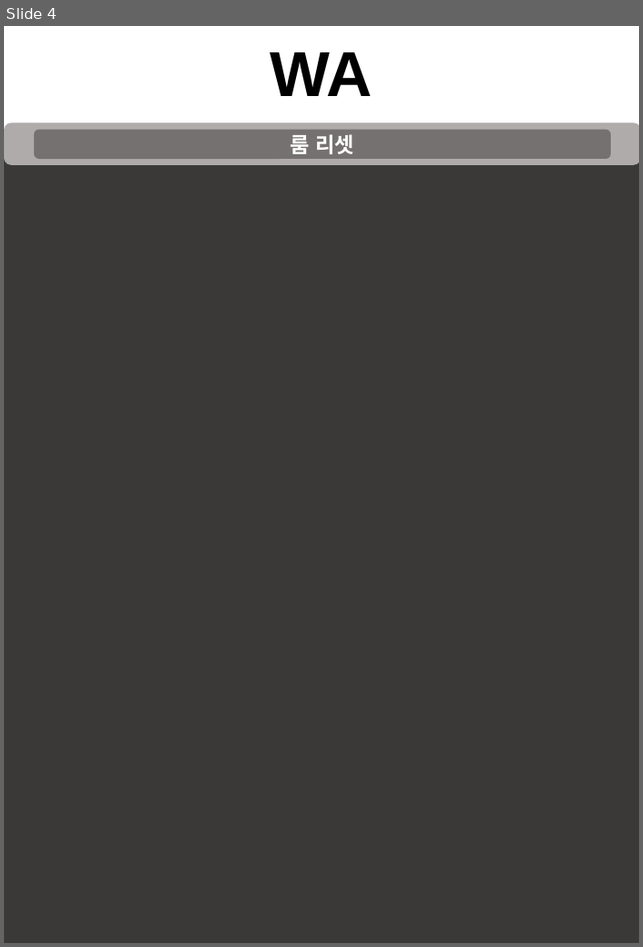
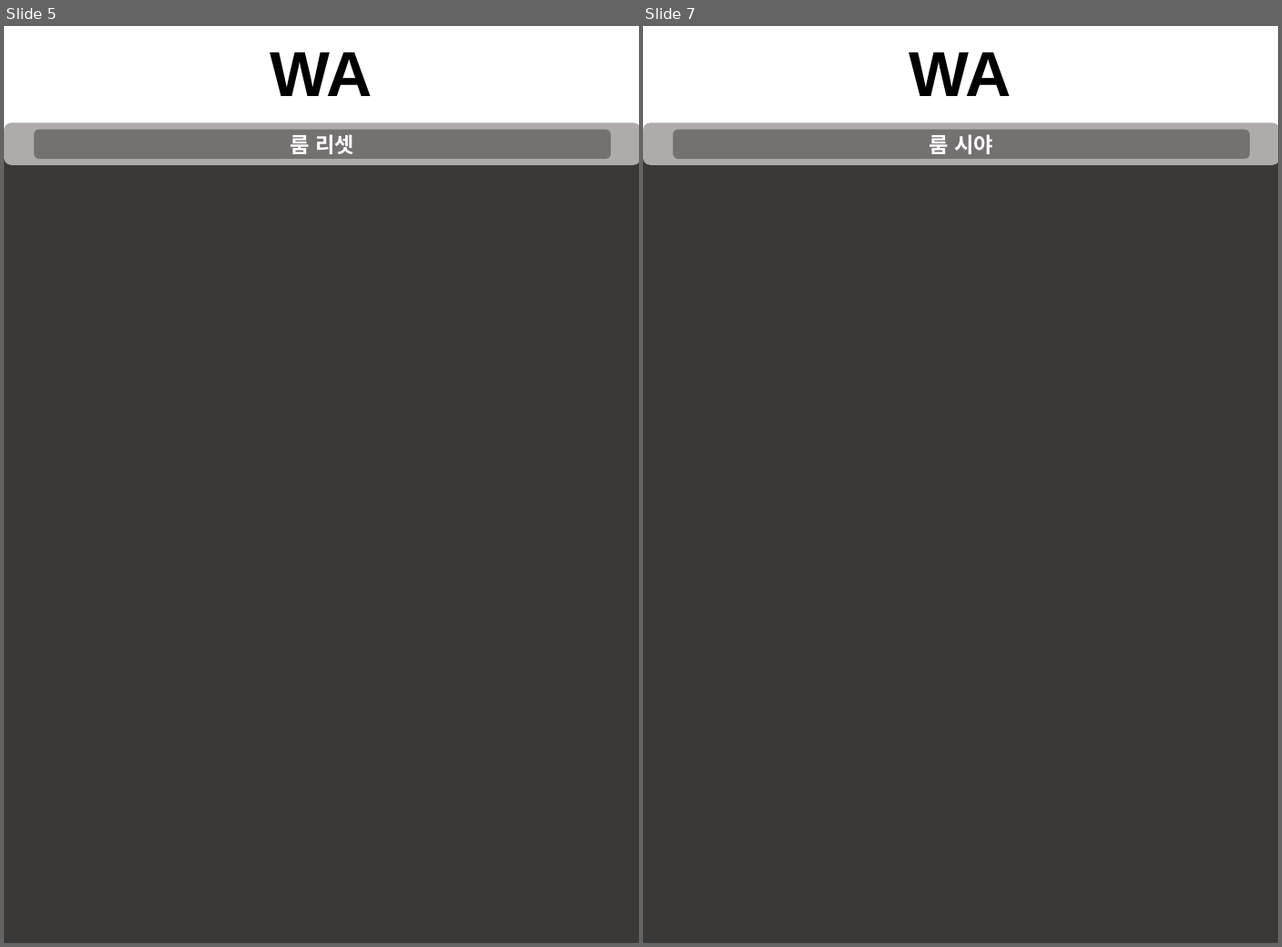
Before and after one commit to taeseongeom/WA, a slide deck: 기획서/신버전/룸 시스템.pptx. Shown side by side, each under a label of ours: slide 4 before the commit, slides 5 and 7 after it; the slides between them are not shown. The pictures are 643x947 and 1282x947 pixels, drawn with LibreOffice and Linux fonts; fonts in the diff are those of the drawing. Boxes give left, top, right and bottom in pixels: in the first picture for what was removed or moved away, otherwise in the second. Text is boxed around its words. In the diff, an @@ line names an element or a change of style, - is before the commit and + after.

```diff
--- a/기획서/신버전/룸 시스템.pptx
+++ b/기획서/신버전/룸 시스템.pptx
@@ slide 7 added at [643, 26, 1278, 943], background #FFFFFF @@
@@ text added at [910, 52, 1012, 96], 54 pt, text #000000, bold @@
+WA
@@ rectangle added at [643, 130, 1278, 943], fill #3B3838 @@
@@ rounded rectangle added at [643, 122, 1278, 165], fill #AFABAB @@
@@ rounded rectangle added at [673, 130, 1249, 159], fill #767171, 18 pt, text #FFFFFF, bold @@
+룸 시야
@@ what was slide 4 is now slide 5 @@
```
Also in this commit, not shown: 2 slides changed, 1 other slide added, 1 other file.
